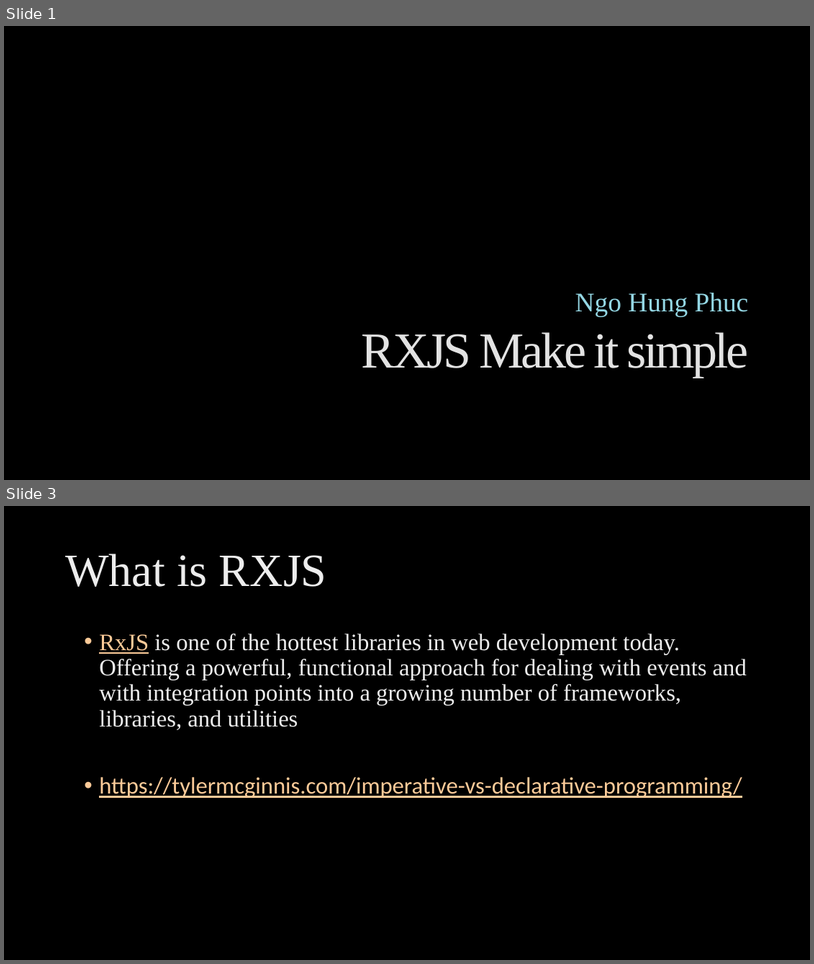
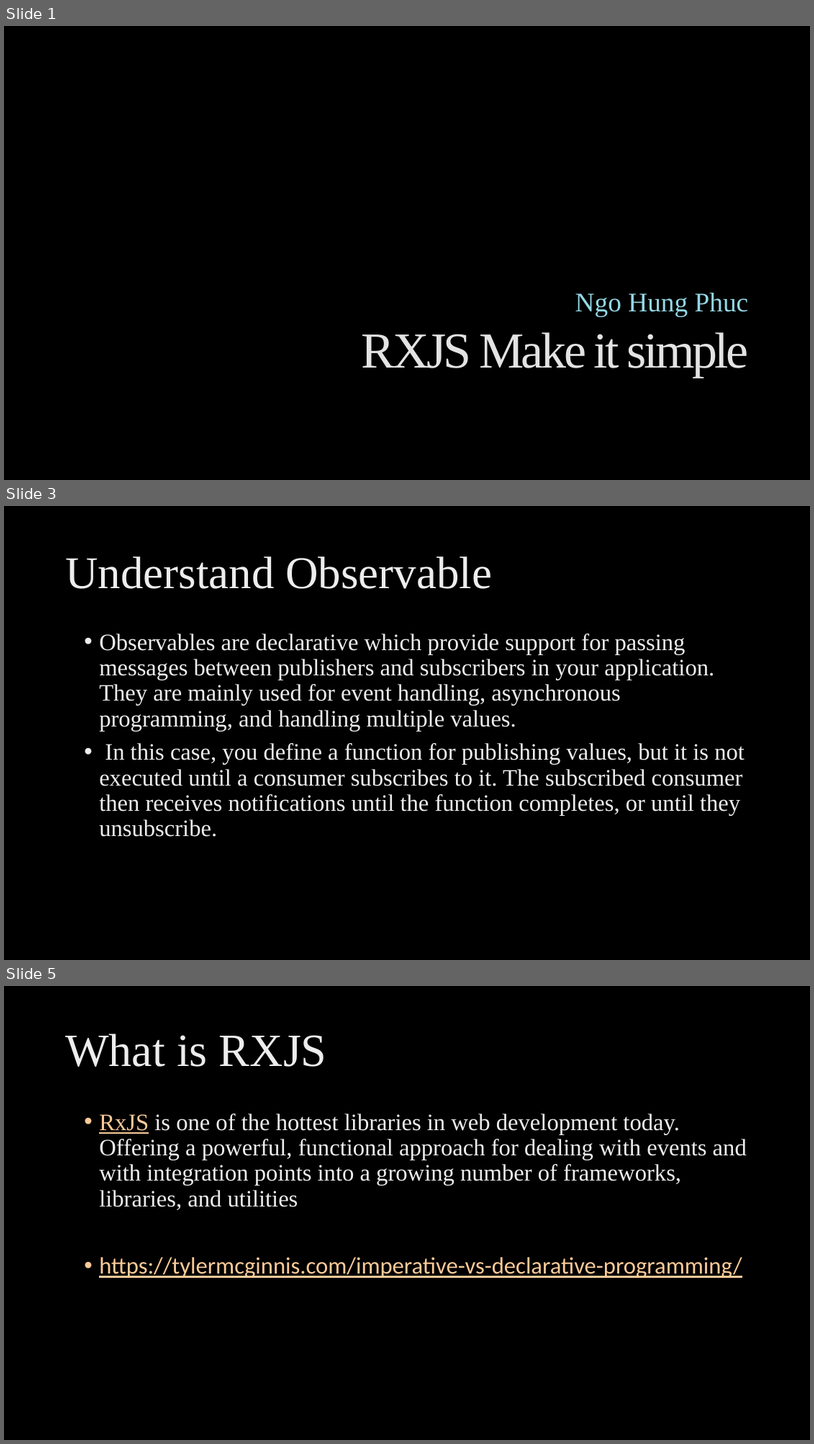
Before and after one commit to ngohungphuc/Presentation, a slide deck: RXJS Make it easy/RXJS Make it easy.pptx. Shown one above the other, each under a label of ours: slides 1 and 3 before the commit, slides 1, 3 and 5 after it; the slides between them are not shown. The pictures are 814x964 and 814x1444 pixels, drawn with LibreOffice and Linux fonts; fonts in the diff are those of the drawing; background and template pictures are left out. Boxes give left, top, right and bottom in pixels: in the first picture for what was removed or moved away, otherwise in the second. Text is boxed around its words. In the diff, an @@ line names an element or a change of style, - is before the commit and + after.

```diff
--- a/RXJS Make it easy/RXJS Make it easy.pptx
+++ b/RXJS Make it easy/RXJS Make it easy.pptx
@@ slide 3 added at box(4, 506, 810, 960), background picture (left out) @@
@@ title added at box(65, 556, 492, 589), 54 pt, text gradient #BFBFBF to #EDEDED to #FFFFFF @@
+Understand Observable
@@ text added at box(99, 633, 745, 836), 28 pt, text gradient #BFBFBF to #EDEDED to #FFFFFF @@
+• Observables are declarative which provide support for passing messages between publishers and subscribers in your application. They are mainly used for event handling, asynchronous programming, and handling multiple values.
+• In this case, you define a function for publishing values, but it is not executed until a consumer subscribes to it. The subscribed consumer then receives notifications until the function completes, or until they unsubscribe.
@@ what was slide 3 is now slide 5 @@
```
Also in this commit, not shown: 1 slide changed, 1 other slide added.
